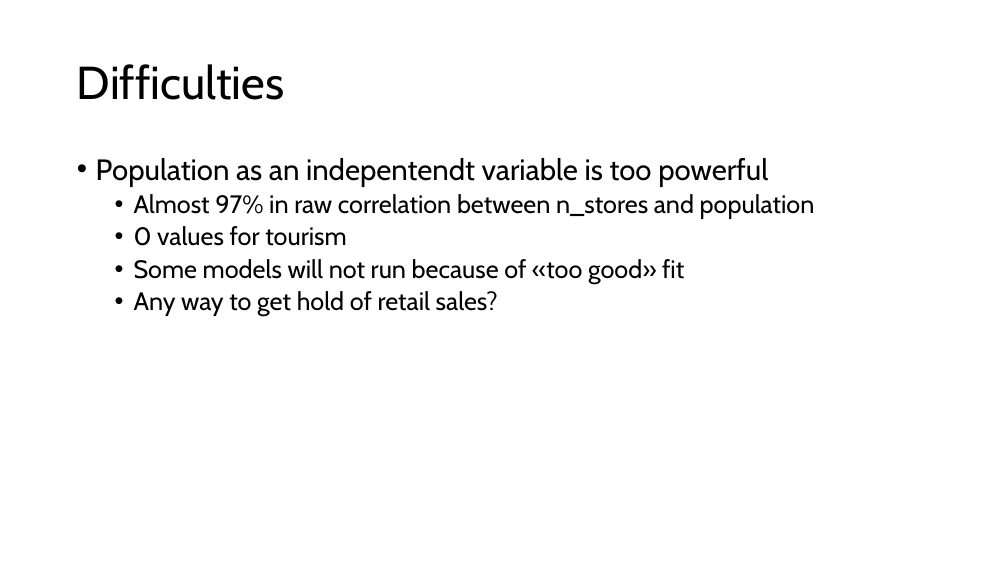
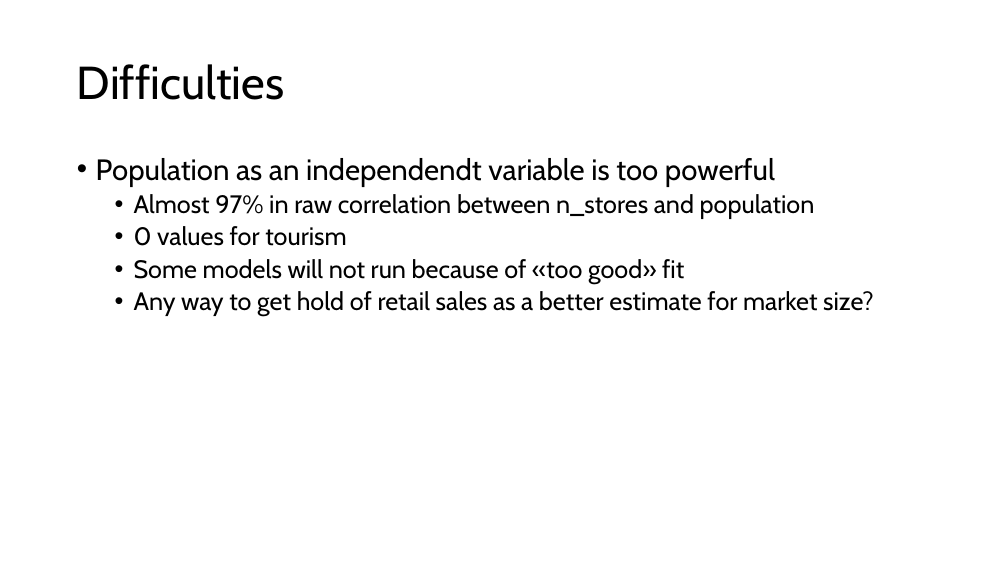
Before and after one commit to sanderseriksen/BAN440-Term-Paper, a slide deck: slide 21 of BAN440 – Term Paper Idea.pptx. Drawn at 1008x567 pixels with LibreOffice and Linux fonts; fonts in the diff are those of the drawing. Boxes give left, top, right and bottom in pixels: in the first picture for what was removed or moved away, otherwise in the second. Text is boxed around its words. In the diff, an @@ line names an element or a change of style, - is before the commit and + after.

```diff
--- a/BAN440 – Term Paper Idea.pptx
+++ b/BAN440 – Term Paper Idea.pptx
@@ text at <box>96,158,775,187</box>: text changed @@
-• Population as an indepentendt variable is too powerful
+• Population as an independendt variable is too powerful
@@ text at <box>134,291,874,316</box>: text changed @@
-  • Any way to get hold of retail sales?
+  • Any way to get hold of retail sales as a better estimate for market size?
```
Also in this commit, not shown: 1 other file.
